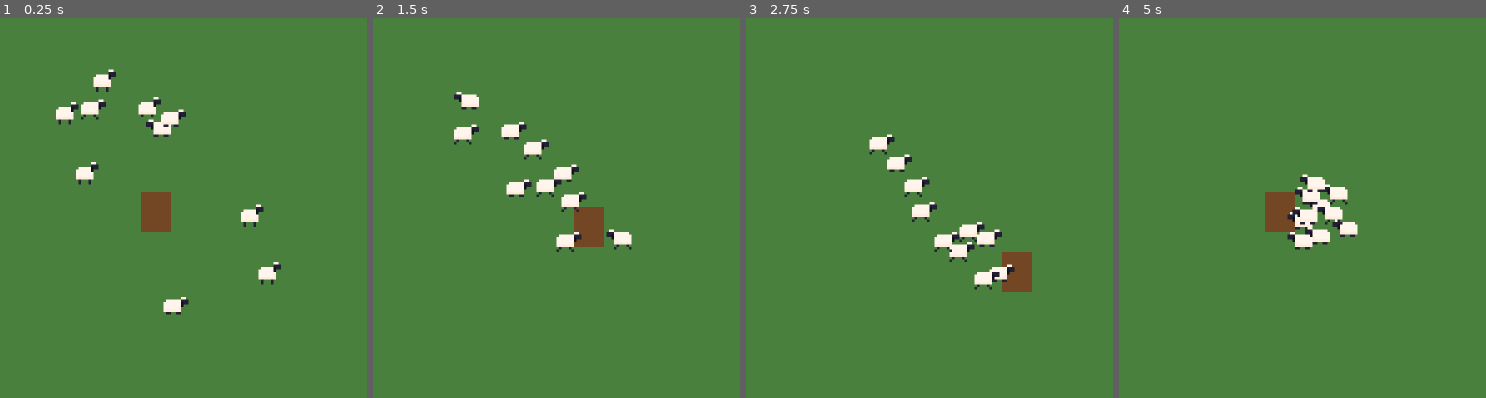
Above: before the commit, frames 1-4 (left to right).
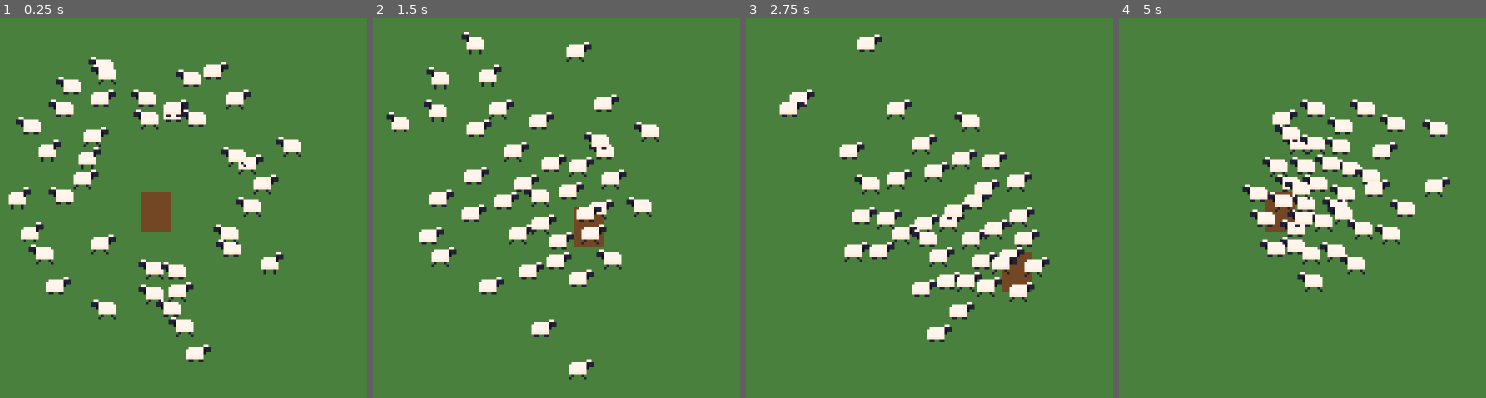
Above: after the commit, the same moments.

Repository: jaimegomesparente/wooly-caravan
Game: Godot game, scene res://scenes/main/main.tscn
Two runs of this game, one before a commit and one after it. Both use one fixed random seed, a clock stepped at 60 frames per second and the inputs below.
Inputs:
- Up to frame 1 (0.25 s): no input
- Up to frame 2 (1.5 s): hold Right (move_right) 0.53-1.28 s; hold Down (move_down) from 1.28 s (still down)
- Up to frame 3 (2.75 s): release Down (move_down) at 2.03 s; hold Right (move_right) from 2.03 s (still down)
- Up to frame 4 (5 s): release Right (move_right) at 2.78 s; hold Up (move_up) 2.78-3.53 s; hold Left (move_left) from 3.53 s (still down)

The runs differ from the first frame. In frame 1, 9.3% of the frame differs, in the area x 2-83%, y 10-91%; in frame 2, 10%, in the area x 3-78%, y 3-96%; in frame 3, 10%; in frame 4, 8.6%.

Commit message:
fix(sheep): wider spacing and mirror offsets when flipping
Sprite and collision x offsets are mirrored with flip_h. Separation
radius 11 -> 18, follow gap 12 -> 16. Shepherd default speed set to 32
in the script so editor saves do not reset it.

Diff:
--- a/entities/sheep/sheep.gd
+++ b/entities/sheep/sheep.gd
@@ -20,11 +20,17 @@
 var _guide: Node2D
 var _shepherd: Node2D
 var _animation_started: bool = false
+## Horizontal offsets of the sprite and collision when facing right, mirrored when flipped.
+var _sprite_offset_x: float = 0.0
+var _shape_offset_x: float = 0.0
 
 @onready var _sprite: AnimatedSprite2D = $AnimatedSprite2D
+@onready var _shape: CollisionShape2D = $CollisionShape2D
 
 
 func _ready() -> void:
+	_sprite_offset_x = _sprite.position.x
+	_shape_offset_x = _shape.position.x
 	_speed_factor = 1.0 + randf_range(-config.speed_variation, config.speed_variation)
 	_shepherd_gap = config.shepherd_gap * (1.0 + randf_range(-config.speed_variation, config.speed_variation))
 	_heading = randf() * TAU
@@ -141,13 +147,20 @@
 
 func _update_animation() -> void:
 	if absf(velocity.x) > config.flip_threshold:
-		_sprite.flip_h = velocity.x < 0.0
+		_set_facing_left(velocity.x < 0.0)
 
 	if _speed > GUIDE_STOPPED_SPEED:
 		# Leg cadence follows real speed so feet do not slide.
 		_play(&"run", _speed / config.walk_speed)
 	else:
 		_play(&"idle", 1.0)
+
+
+func _set_facing_left(left: bool) -> void:
+	var side := -1.0 if left else 1.0
+	_sprite.flip_h = left
+	_sprite.position.x = _sprite_offset_x * side
+	_shape.position.x = _shape_offset_x * side
 
 
 func _play(animation: StringName, speed_scale: float) -> void:
--- a/entities/sheep/sheep.tscn
+++ b/entities/sheep/sheep.tscn
@@ -116,8 +116,8 @@
 "speed": 3.0
 }]
 
-[sub_resource type="CircleShape2D" id="CircleShape2D_body"]
-radius = 4.0
+[sub_resource type="RectangleShape2D" id="RectangleShape2D_lpfwp"]
+size = Vector2(7.375, 6)
 
 [node name="Sheep" type="CharacterBody2D" unique_id=1234322127 groups=["sheep"]]
 collision_layer = 2
@@ -127,9 +127,11 @@
 config = ExtResource("2_config")
 
 [node name="AnimatedSprite2D" type="AnimatedSprite2D" parent="." unique_id=796859497]
+position = Vector2(1, -5)
 sprite_frames = SubResource("SpriteFrames_sheep")
 animation = &"idle"
-frame_progress = 0.013715553
+frame_progress = 0.8937422
 
 [node name="CollisionShape2D" type="CollisionShape2D" parent="." unique_id=1814773326]
-shape = SubResource("CircleShape2D_body")
+position = Vector2(-0.5, -4)
+shape = SubResource("RectangleShape2D_lpfwp")
--- a/entities/shepherd/shepherd.gd
+++ b/entities/shepherd/shepherd.gd
@@ -1,7 +1,7 @@
 class_name Shepherd
 extends CharacterBody2D
 
-@export var speed: float = 60.0
+@export var speed: float = 32.0
 
 
 func _physics_process(_delta: float) -> void:
--- a/entities/shepherd/shepherd.tscn
+++ b/entities/shepherd/shepherd.tscn
@@ -1,23 +1,21 @@
-[gd_scene load_steps=3 format=3]
+[gd_scene format=3 uid="uid://1jxjp03wmhwd"]
 
-[ext_resource type="Script" path="res://entities/shepherd/shepherd.gd" id="1_script"]
+[ext_resource type="Script" uid="uid://neqt0gh80e0l" path="res://entities/shepherd/shepherd.gd" id="1_script"]
 
 [sub_resource type="RectangleShape2D" id="RectangleShape2D_body"]
 size = Vector2(12, 16)
 
-[node name="Shepherd" type="CharacterBody2D" groups=["shepherd"]]
-collision_layer = 1
+[node name="Shepherd" type="CharacterBody2D" unique_id=1739534669 groups=["shepherd"]]
 collision_mask = 16
 motion_mode = 1
 script = ExtResource("1_script")
-speed = 32.0
 
-[node name="Placeholder" type="ColorRect" parent="."]
+[node name="Placeholder" type="ColorRect" parent="." unique_id=1245055895]
 offset_left = -6.0
 offset_top = -8.0
 offset_right = 6.0
 offset_bottom = 8.0
 color = Color(0.45, 0.28, 0.14, 1)
 
-[node name="CollisionShape2D" type="CollisionShape2D" parent="."]
+[node name="CollisionShape2D" type="CollisionShape2D" parent="." unique_id=1564870084]
 shape = SubResource("RectangleShape2D_body")
--- a/resources/flock_config.gd
+++ b/resources/flock_config.gd
@@ -22,7 +22,7 @@
 ## Distance (px) kept behind the shepherd (randomized per sheep by speed_variation).
 @export var shepherd_gap: float = 22.0
 ## Distance (px) kept behind the sheep ahead.
-@export var follow_gap: float = 12.0
+@export var follow_gap: float = 16.0
 ## A resting sheep sets off when its guide is farther than gap + start_margin (px).
 @export var start_margin: float = 6.0
 ## A sheep trots when its guide is farther than gap + trot_margin (px).
@@ -30,10 +30,10 @@
 
 @export_group("Separation")
 ## Sheep closer than this (px) push each other away.
-@export var separation_radius: float = 11.0
+@export var separation_radius: float = 18.0
 ## Weight of the push when steering; at rest, a push above shuffle_threshold makes the sheep step aside.
 @export var separation_strength: float = 1.5
-@export_range(0.0, 1.0) var shuffle_threshold: float = 0.4
+@export_range(0.0, 1.0) var shuffle_threshold: float = 0.25
 
 @export_group("Animation")
 ## Minimum |velocity.x| (px/s) to flip the sprite.
--- a/resources/flock_config.tres
+++ b/resources/flock_config.tres
@@ -1,23 +1,6 @@
-[gd_resource type="Resource" script_class="FlockConfig" load_steps=2 format=3]
+[gd_resource type="Resource" script_class="FlockConfig" format=3 uid="uid://cqv7e475qv2o1"]
 
-[ext_resource type="Script" path="res://resources/flock_config.gd" id="1_script"]
+[ext_resource type="Script" uid="uid://ccasphw2cbb07" path="res://resources/flock_config.gd" id="1_script"]
 
 [resource]
 script = ExtResource("1_script")
-walk_speed = 24.0
-trot_speed = 48.0
-acceleration = 150.0
-turn_rate = 5.0
-speed_variation = 0.15
-think_interval_min = 0.2
-think_interval_max = 0.4
-lead_radius = 40.0
-view_radius = 40.0
-shepherd_gap = 22.0
-follow_gap = 12.0
-start_margin = 6.0
-trot_margin = 30.0
-separation_radius = 11.0
-separation_strength = 1.5
-shuffle_threshold = 0.4
-flip_threshold = 5.0
--- a/scenes/main/main.tscn
+++ b/scenes/main/main.tscn
@@ -1,17 +1,18 @@
-[gd_scene load_steps=4 format=3]
+[gd_scene format=3 uid="uid://drc7cadd07h38"]
 
-[ext_resource type="Script" path="res://scenes/main/main.gd" id="1_script"]
+[ext_resource type="Script" uid="uid://d35vukxwcum44" path="res://scenes/main/main.gd" id="1_script"]
 [ext_resource type="PackedScene" path="res://entities/shepherd/shepherd.tscn" id="2_shepherd"]
-[ext_resource type="PackedScene" path="res://entities/sheep/sheep.tscn" id="3_sheep"]
+[ext_resource type="PackedScene" uid="uid://bhgnnmv46ep3n" path="res://entities/sheep/sheep.tscn" id="3_sheep"]
 
-[node name="Main" type="Node2D"]
+[node name="Main" type="Node2D" unique_id=536968002]
 script = ExtResource("1_script")
 sheep_scene = ExtResource("3_sheep")
+sheep_count = 40
 
-[node name="Background" type="ColorRect" parent="."]
+[node name="Background" type="ColorRect" parent="." unique_id=1590427545]
 offset_right = 320.0
 offset_bottom = 180.0
 color = Color(0.29, 0.5, 0.24, 1)
 
-[node name="Shepherd" parent="." instance=ExtResource("2_shepherd")]
+[node name="Shepherd" parent="." unique_id=1167479979 instance=ExtResource("2_shepherd")]
 position = Vector2(160, 90)
Not shown: 1 places in entities/sheep/sheep.tscn that only renumber resources
